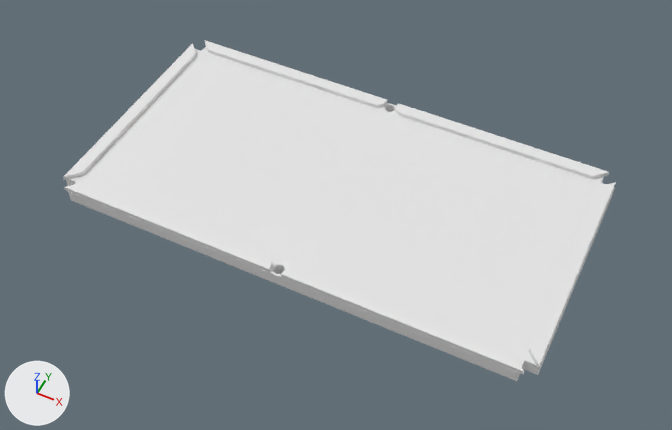
Two versions of the Blender file Assets/Meshes/blender/newTable.blend, one commit apart.
One viewpoint serves both versions: a 50 mm lens placed at (2.18, -4.41, 5.13), pointed at (0.06, -0.17, -0.16). The lights are fixed; the arrows at lower left show +X, +Y and +Z.

Objects in the first picture: 'BottomCushion', 'Cube.001', 'Cube.002', 'PlayingArea', 'SideCornerCushion'.
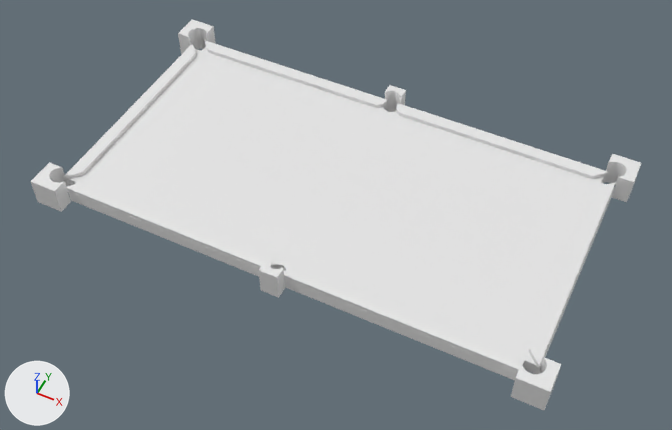
ob_sidehole is not drawn itself; it is used by a modifier of ob_playingarea, ob_cube_001, ob_cube_002.

Diff of the bpy script that builds the scene:
```diff
--- a/Assets/Meshes/blender/newTable.blend.py
+++ b/Assets/Meshes/blender/newTable.blend.py
@@ me_cube @@
+me_cube.from_pydata(...)  # a box spanning x -1.0..1.0, y 0.0..2.0, z -1.0..1.0
@@ ob_cornerpot @@
 _m = ob_cornerpot.modifiers.new('Mirror', 'MIRROR')
 _m.mirror_object = ob_playingarea
-ob_cornerpot.hide_set(True)  # its collection is switched off
@@ ob_sidehole @@
 ob_sidehole = bpy.data.objects.new('SideHole', me_cylinder_001)
-ob_sidehole.location = (0.0, 0.942, 0.05)
+ob_sidehole.location = (0.0, 0.966, 0.05)
+ob_sidehole.scale = (1.57, 1.57, 1.0)
 _m = ob_sidehole.modifiers.new('Mirror', 'MIRROR')
@@ ob_sidepot @@
+ob_sidepot = bpy.data.objects.new('SidePot', me_cube)
+ob_sidepot.location = (0.0, 0.995, 0.0)
+ob_sidepot.scale = (0.073, 0.0459, 0.113)
+_m = ob_sidepot.modifiers.new('Boolean', 'BOOLEAN')
+_m.object = ob_sidehole
+_m = ob_sidepot.modifiers.new('Mirror', 'MIRROR')
+_m.use_axis = (False, True, False)
+_m.mirror_object = ob_playingarea
```

Where the change shows, as pixel boxes (x1, y1, x2, y2) in the pictures (672 x 430 px):
'CornerPot', shown
    after: (30, 20, 641, 410)
'SidePot', added
    after: (259, 85, 406, 298)
